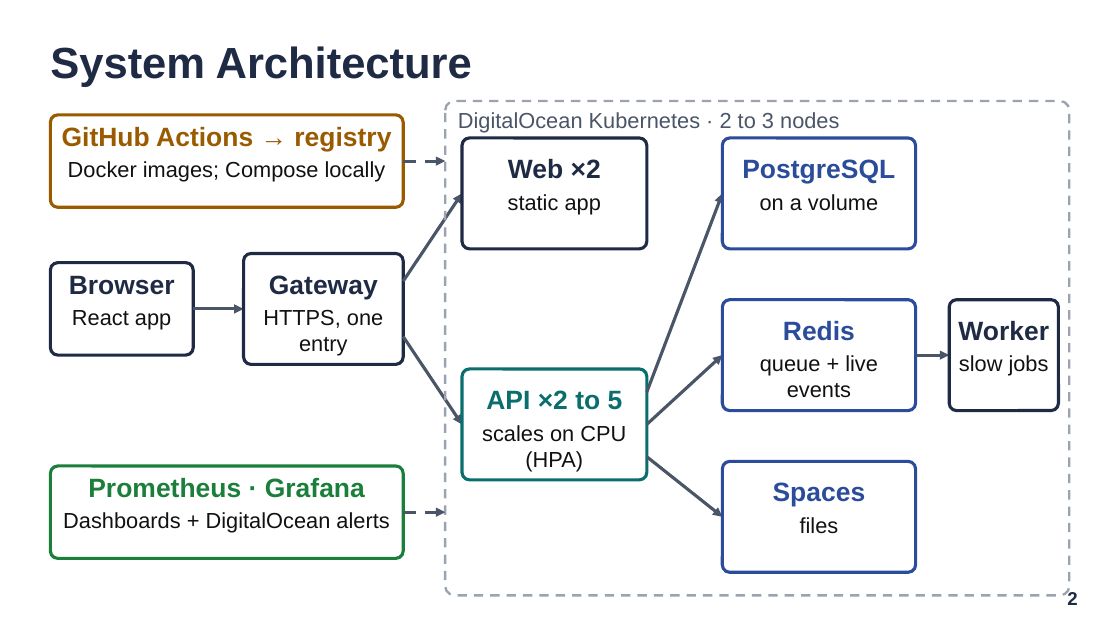
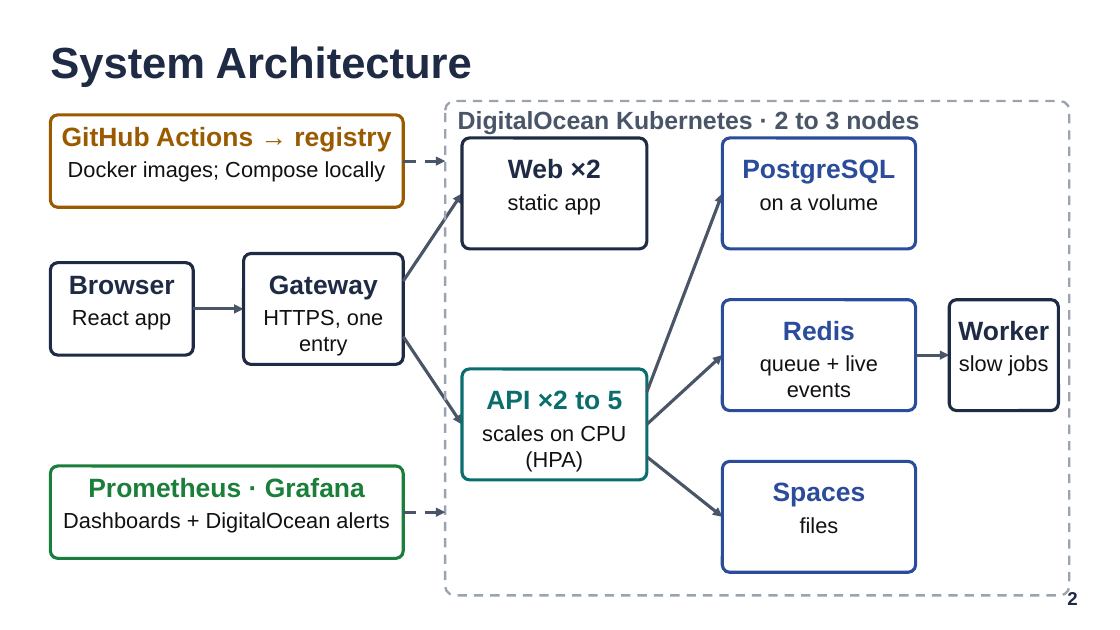
Before and after one commit to Jyotiraditya7/contentcollab, a slide deck: slide 2 of docs/presentation/ContentCollab_Team22_Presentation.pptx. Drawn at 1120x630 pixels with LibreOffice and Linux fonts; fonts in the diff are those of the drawing. Boxes give left, top, right and bottom in pixels: in the first picture for what was removed or moved away, otherwise in the second. Text is boxed around its words. In the diff, an @@ line names an element or a change of style, - is before the commit and + after.

```diff
--- a/docs/presentation/ContentCollab_Team22_Presentation.pptx
+++ b/docs/presentation/ContentCollab_Team22_Presentation.pptx
@@ text "DigitalOcean Kubernetes · 2 to ..." at [458,111,919,135]: size 14 to 16 pt, bold on @@
```
Also in this commit, not shown: 1 other slide changed.
